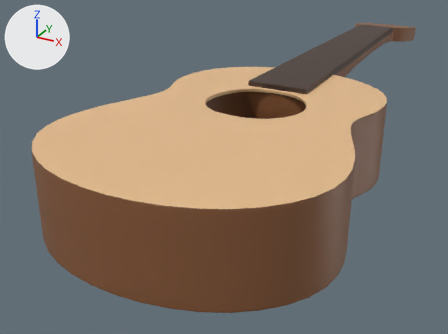
The glTF model assets/guitar.gltf, before and after one commit.
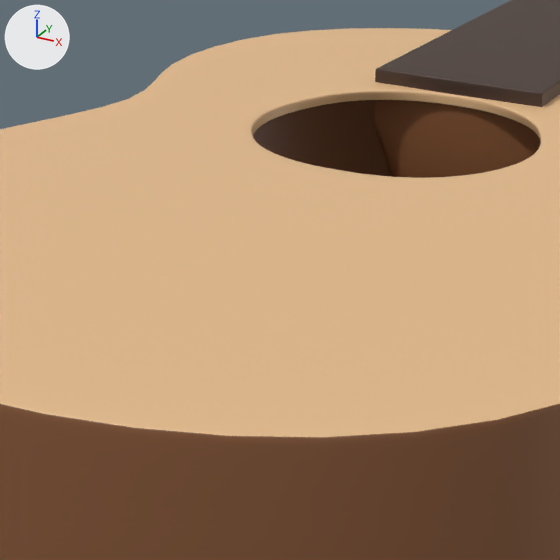
Each version appears first whole from a 50 mm camera at (0.342, -0.713, 0.251) aimed at (-0.094, 0.078, -0.145), and next in a close-up on the part from 26% to 70% of the width and 17% to 75% of the height. Every picture has the same lights, and +X, +Y and +Z are marked at upper left. Vertices at the same position are counted once.

Objects in the first close-up: 'Guitar'.
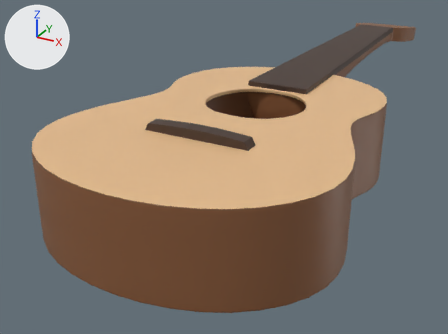
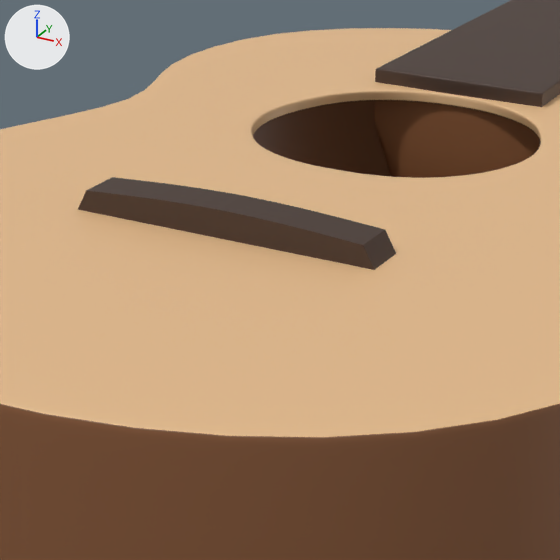
Commit message: Add guitar bridge

The edits, one by one:
me_guitar is used by ob_guitar; location (0.0, 0.0, 0.0).
me_guitar had 7540 vertices, 15072 faces and spanned x -0.182..0.182, y -0.318..0.673, z -0.111..0.007.
me_guitar now has 8598 vertices, 17184 faces and spans x -0.182..0.182, y -0.318..0.673, z -0.111..0.012.
me_guitar part 1: a new loose piece of 1058 vertices spanning x -0.07..0.07, y -0.161..-0.142, z -0.004..0.012, in mat_fretboard (brown #46332a).

What differs and where, as boxes (x1, y1, x2, y2) in the close-ups (560 x 560 px):
part 1 of me_guitar, added (brown): after (78, 177, 396, 270)
